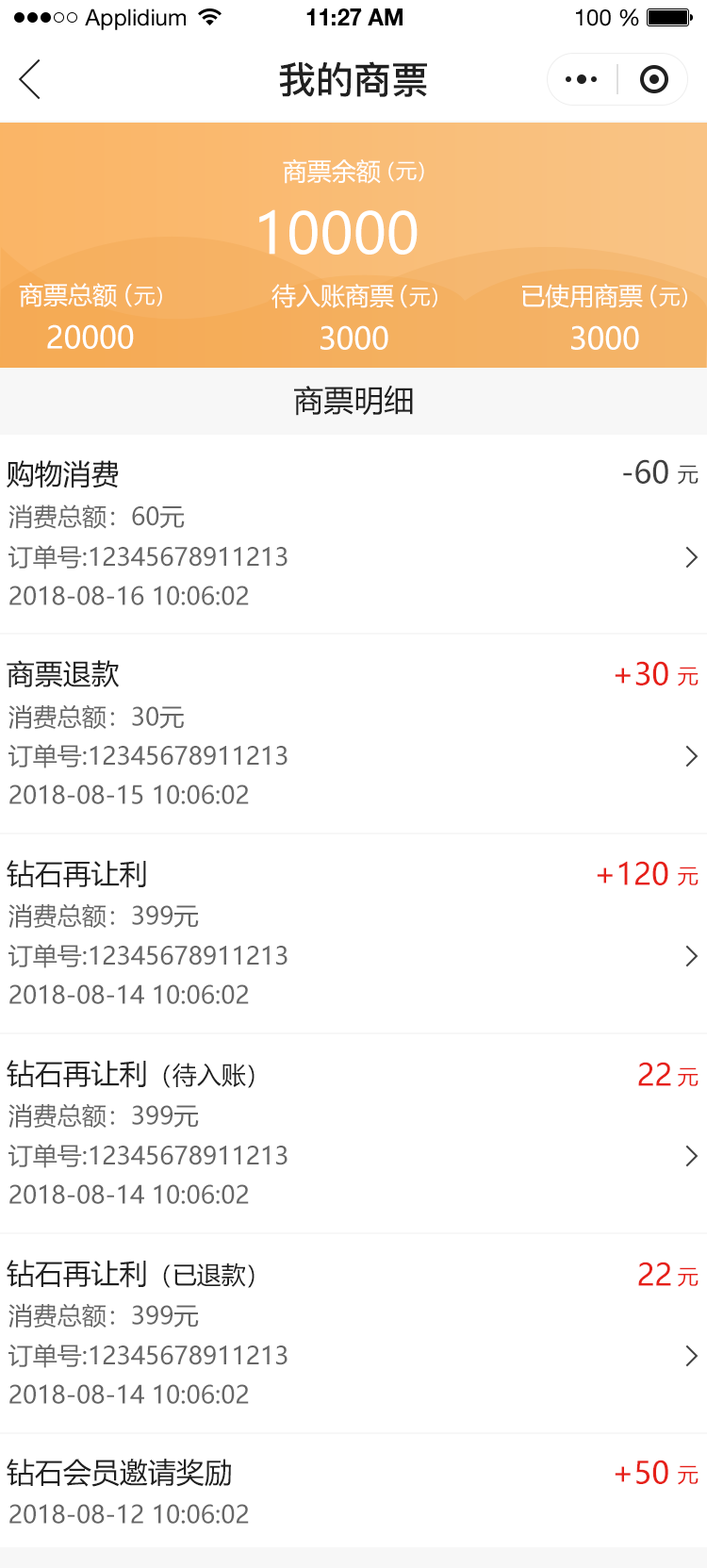
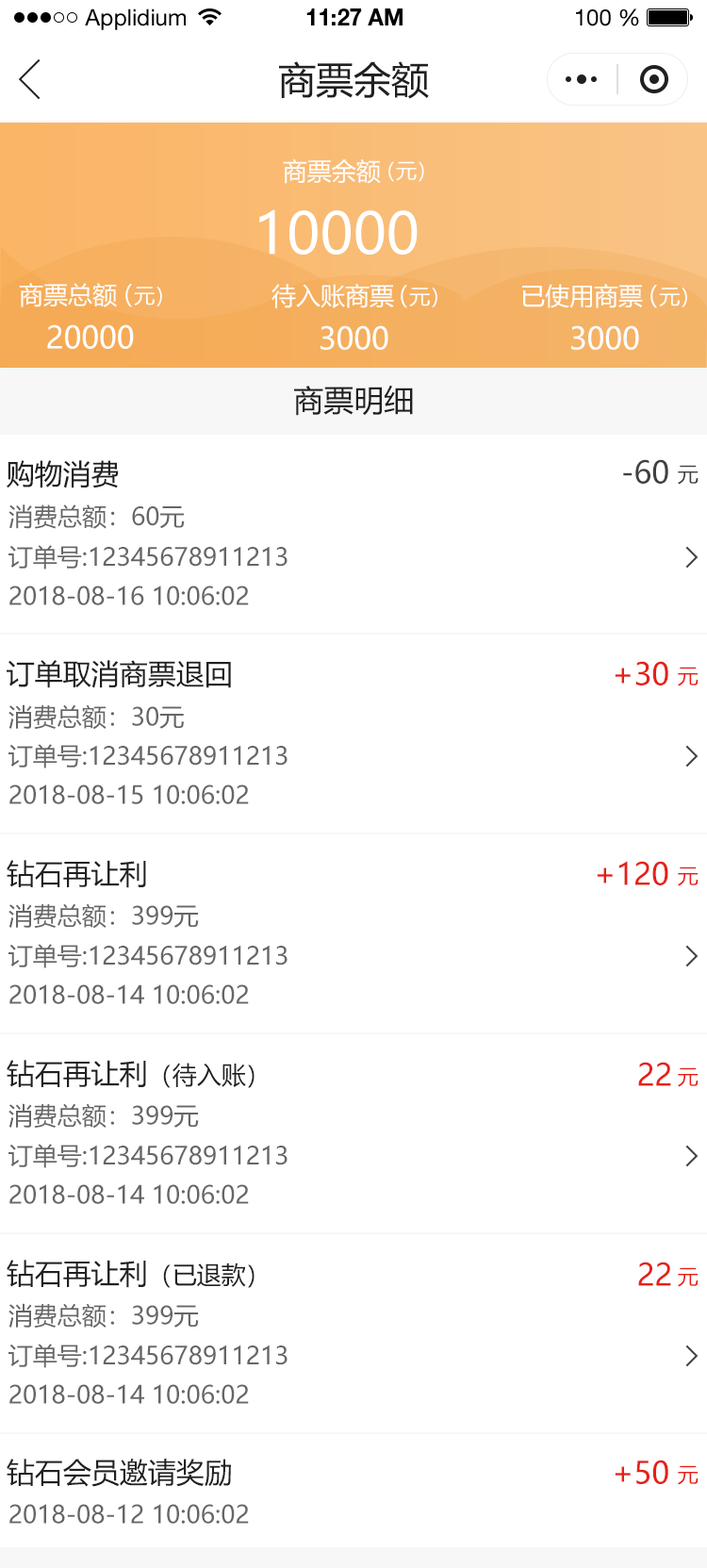
Layered file, before and after one edit (w=707, h=1568). Changes by layer:
renamed "商票退款" to "订单取消商票退回", painted on it over (6, 660, 232, 689)
renamed "我的商票" to "商票余额", painted on it over (279, 61, 430, 100)
